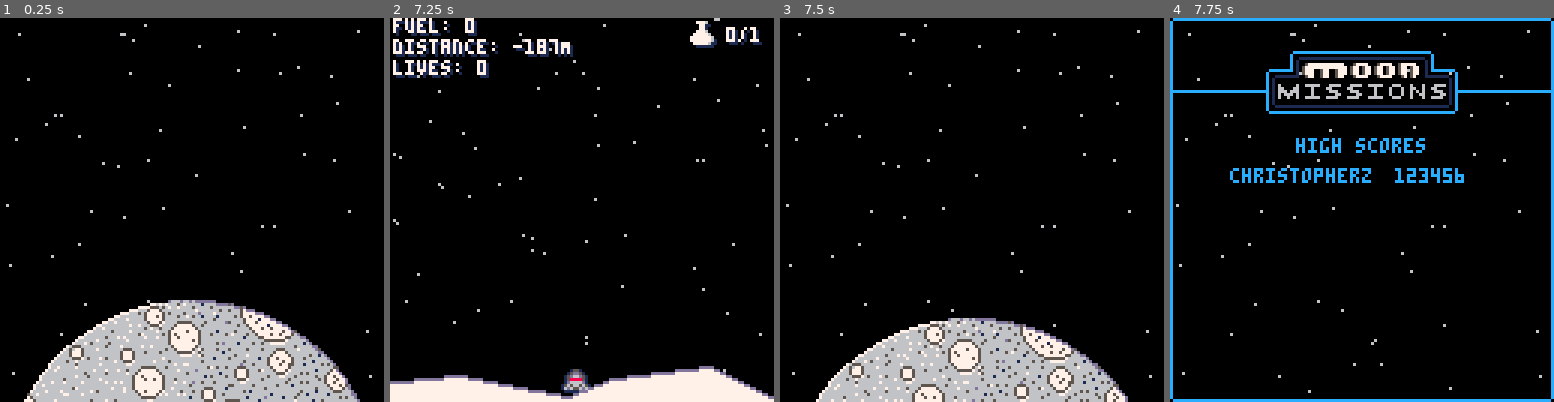
Above: before the commit, frames 1-4 (left to right).
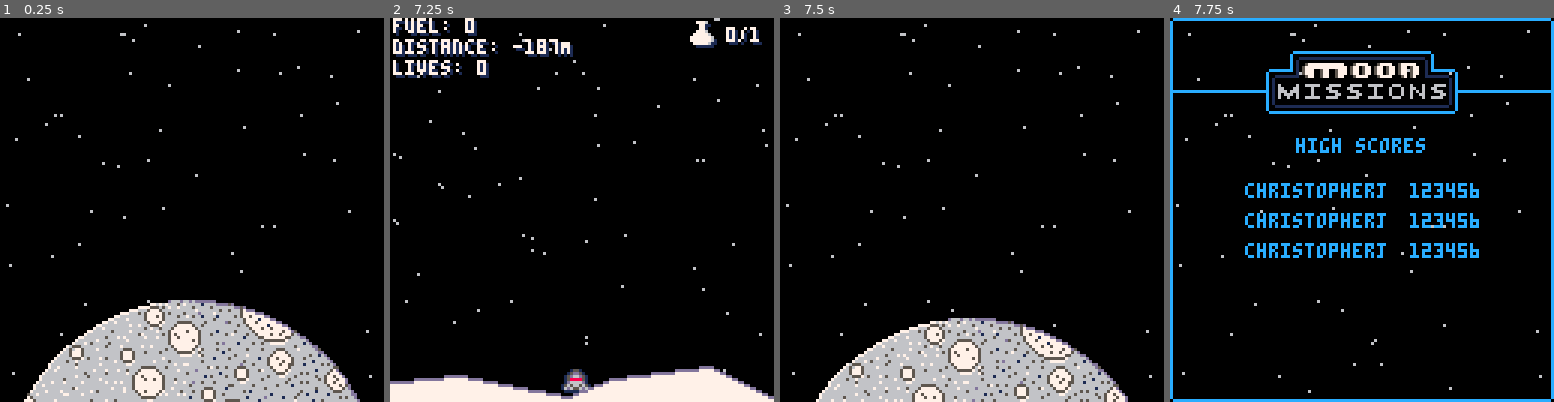
Above: after the commit, the same moments.

Repository: lewsid/moon-missions
Game: PICO-8 cartridge moonmissions.p8
Same seed, same stepped clock (60 frames per second), same inputs: the game is played once before the commit and once after it.
Inputs:
- Up to frame 1 (0.25 s): no input
- Up to frame 2 (7.25 s): tap X (X key) at 0.33, 1.07, 1.85, 2.97, 4.08, 5.2, 6.32 s; tap O (Z key) at 0.7, 1.7, 2.1, 2.5, 2.9, 3.3, 3.7, 4.1, 4.5, 4.9, 5.3, 5.7, 6.1, 6.5, 6.9 s; hold Right 1.6-2.1 s; hold Up 2.15-2.42 s; hold Right 2.47-3.03 s; hold Left 3.08-3.58 s; hold Right 4.02-4.68 s; hold Up 4.73-5.03 s; hold Left 5.08-5.68 s; hold Right 6.08-6.58 s; hold Right 6.63-7.13 s; hold Up from 7.18 s (still down)
- Up to frame 3 (7.5 s): tap O (Z key) at 7.3 s; tap X (X key) at 7.43 s; release Up at 7.45 s
- Up to frame 4 (7.75 s): hold Right from 7.5 s (still down); tap O (Z key) at 7.7 s

Frames 1-3 are identical in both runs. In frame 4, 4.2% of the frame differs, in the area x 15-81%, y 39-63%.

Commit message:
highscore draw improvements

Diff:
--- a/moonmissions.p8
+++ b/moonmissions.p8
@@ -38,14 +38,14 @@
 function _init()
 	cartdata("lewsid-moon-missions")
 
-	erase_data();
-	output_data();
+	--erase_data()
 
 	--load high scores
 	for i=0,2 do
 		local high_score=load_score(i+1)
 		if(high_score[0]==nil) then
-			save_score((i+1),"christopherz","123456")
+			--set some defaults
+			save_score((i+1),"christopherj","123456")
 			high_score=load_score(i+1)
 		end
 		high_scores[i+1]=high_score
@@ -660,10 +660,10 @@
 function draw_high_scores()
 	print("high scores",42,40)
 
-	--for i=1,3 do
-		print(high_scores[1][1],20,50)
-		print(high_scores[1][2],75,50)
-	--end
+	for i=1,3 do
+		print(high_scores[i][1],25,55+((i-1)*10))
+		print(high_scores[i][2],80,55+((i-1)*10))
+	end
 end
 
 function draw_level_intro()
